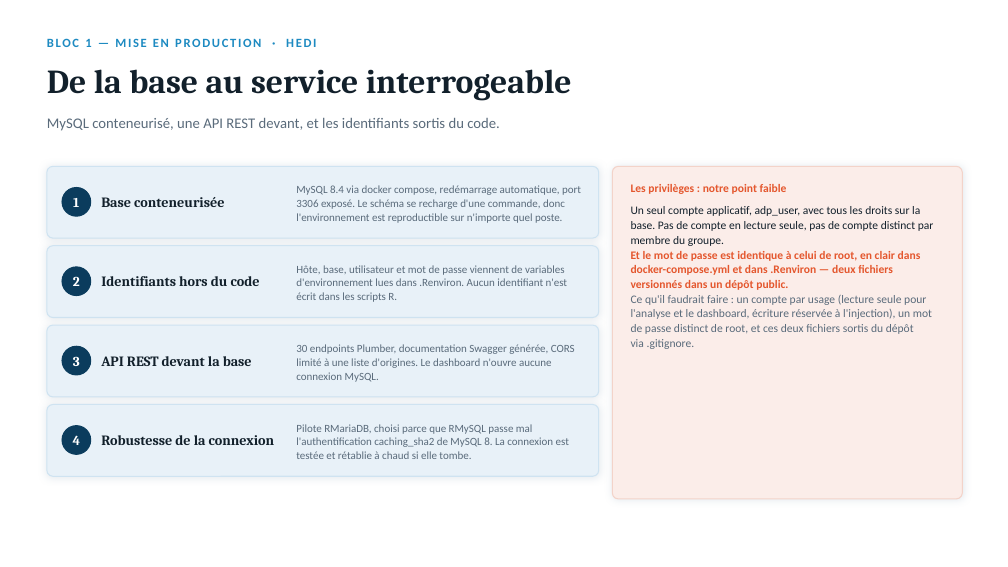
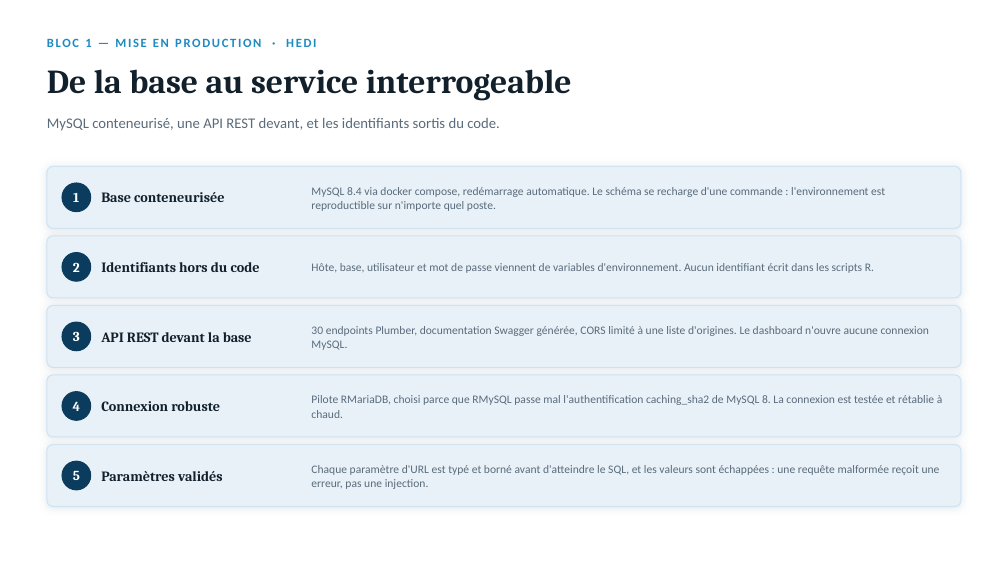
Before and after one commit to Salmabentisse/trafic-aerien-adp, a slide deck: slide 6 of presentation/Trafic_Aerien_ADP_presentation.pptx. Drawn at 1008x567 pixels with LibreOffice and Linux fonts; fonts in the diff are those of the drawing. Boxes give left, top, right and bottom in pixels: in the first picture for what was removed or moved away, otherwise in the second. Text is boxed around its words. In the diff, an @@ line names an element or a change of style, - is before the commit and + after.

```diff
--- a/presentation/Trafic_Aerien_ADP_presentation.pptx
+++ b/presentation/Trafic_Aerien_ADP_presentation.pptx
@@ rounded rectangle: place and size @@
-rounded rectangle at box(47, 166, 599, 238)
+rounded rectangle at box(47, 166, 961, 228)
@@ text "Base conteneurisée": place and size @@
-text "Base conteneurisée" at box(101, 197, 224, 207)
+text "Base conteneurisée" at box(101, 192, 224, 202)
@@ text "1": place and size @@
-text "1" at box(73, 198, 79, 207)
+text "1" at box(73, 193, 79, 202)
@@ ellipse: place and size @@
-ellipse at box(62, 188, 91, 216)
+ellipse at box(62, 183, 91, 212)
@@ text at box(311, 187, 885, 211): text changed; size 10.5 to 11 pt @@
-MySQL 8.4 via docker compose, redémarrage automatique, port 3306 exposé. Le schéma se recharge d'une commande, donc l'environnement est reproductible sur n'importe quel poste.
+MySQL 8.4 via docker compose, redémarrage automatique. Le schéma se recharge d'une commande : l'environnement est reproductible sur n'importe quel poste.
@@ text removed at box(631, 184, 787, 194) @@
-Les privilèges : notre point faible
@@ text removed at box(631, 206, 934, 349) @@
-Un seul compte applicatif, adp_user, avec tous les droits sur la base. Pas de compte en lecture seule, pas de compte distinct par membre du groupe.
-Et le mot de passe est identique à celui de root, en clair dans docker-compose.yml et dans .Renviron — deux fichiers versionnés dans un dépôt public.
-Ce qu'il faudrait faire : un compte par usage (lecture seule pour l'analyse et le dashboard, écriture réservée à l'injection), un mot de passe distinct de root, et ces deux fichiers sortis du dépôt via .gitignore.
@@ rounded rectangle: place and size @@
-rounded rectangle at box(47, 246, 599, 318)
+rounded rectangle at box(47, 236, 961, 298)
@@ text "2": place and size @@
-text "2" at box(73, 276, 80, 286)
+text "2" at box(73, 262, 80, 272)
@@ ellipse: place and size @@
-ellipse at box(62, 267, 91, 296)
+ellipse at box(62, 253, 91, 281)
@@ text "Identifiants hors du code": place and size @@
-text "Identifiants hors du code" at box(101, 276, 260, 286)
+text "Identifiants hors du code" at box(101, 262, 260, 272)
@@ text at box(311, 263, 874, 273): text changed; size 10.5 to 11 pt @@
-Hôte, base, utilisateur et mot de passe viennent de variables d'environnement lues dans .Renviron. Aucun identifiant n'est écrit dans les scripts R.
+Hôte, base, utilisateur et mot de passe viennent de variables d'environnement. Aucun identifiant écrit dans les scripts R.
@@ rounded rectangle: place and size @@
-rounded rectangle at box(47, 325, 599, 397)
+rounded rectangle at box(47, 306, 961, 368)
@@ text "3": place and size @@
-text "3" at box(73, 356, 80, 366)
+text "3" at box(73, 331, 80, 341)
@@ ellipse: place and size @@
-ellipse at box(62, 346, 91, 375)
+ellipse at box(62, 322, 91, 351)
@@ text "API REST devant la base": place and size @@
-text "API REST devant la base" at box(101, 356, 252, 366)
+text "API REST devant la base" at box(101, 332, 252, 342)
@@ text "30 endpoints Plumber, documentation Swagger ...": place and size @@
-text "30 endpoints Plumber, documentation Swagger ..." at box(296, 344, 575, 382)
+text "30 endpoints Plumber, documentation Swagger ..." at box(311, 326, 929, 350)
@@ text "30 endpoints Plumber, documentation Swagger ..." at box(311, 326, 929, 350): size 10.5 to 11 pt; line spacing 13pt to 14pt @@
@@ proportions changed in 4 elements at box(47, 166, 961, 228), box(47, 236, 961, 298), box(47, 306, 961, 368), box(47, 375, 961, 437) @@
@@ rounded rectangle: place and size @@
-rounded rectangle at box(47, 405, 599, 476)
+rounded rectangle at box(47, 375, 961, 437)
@@ text "4": place and size @@
-text "4" at box(73, 435, 81, 445)
+text "4" at box(73, 401, 81, 411)
@@ ellipse: place and size @@
-ellipse at box(62, 426, 91, 454)
+ellipse at box(62, 392, 91, 420)
@@ text at box(101, 401, 220, 411): text changed @@
-Robustesse de la connexion
+Connexion robuste
@@ text at box(311, 395, 943, 418): text changed; size 10.5 to 11 pt @@
-Pilote RMariaDB, choisi parce que RMySQL passe mal l'authentification caching_sha2 de MySQL 8. La connexion est testée et rétablie à chaud si elle tombe.
+Pilote RMariaDB, choisi parce que RMySQL passe mal l'authentification caching_sha2 de MySQL 8. La connexion est testée et rétablie à chaud.
@@ rounded rectangle: place and size @@
-rounded rectangle at box(613, 166, 963, 499)
+rounded rectangle at box(47, 445, 961, 507)
@@ rounded rectangle at box(47, 445, 961, 507): fill #FBEDE9 to #E8F1F8; outline #F3D3C9 1 pt to #CFE3F1 1 pt; proportions changed @@
@@ ellipse added at box(62, 461, 91, 490), fill #0B3C5D, outline #0B3C5D 1 pt @@
@@ text added at box(73, 471, 80, 480), 13 pt, text #FFFFFF, bold @@
+5
@@ text added at box(101, 471, 223, 481), 13.5 pt, text #12202B, bold @@
+Paramètres validés
@@ text added at box(311, 465, 940, 489), 11 pt, text #5A6B7B @@
+Chaque paramètre d'URL est typé et borné avant d'atteindre le SQL, et les valeurs sont échappées : une requête malformée reçoit une erreur, pas une injection.
```
Also in this commit, not shown: 6 other slides changed, 6 slides added, 12 slides removed, 1 other file.
